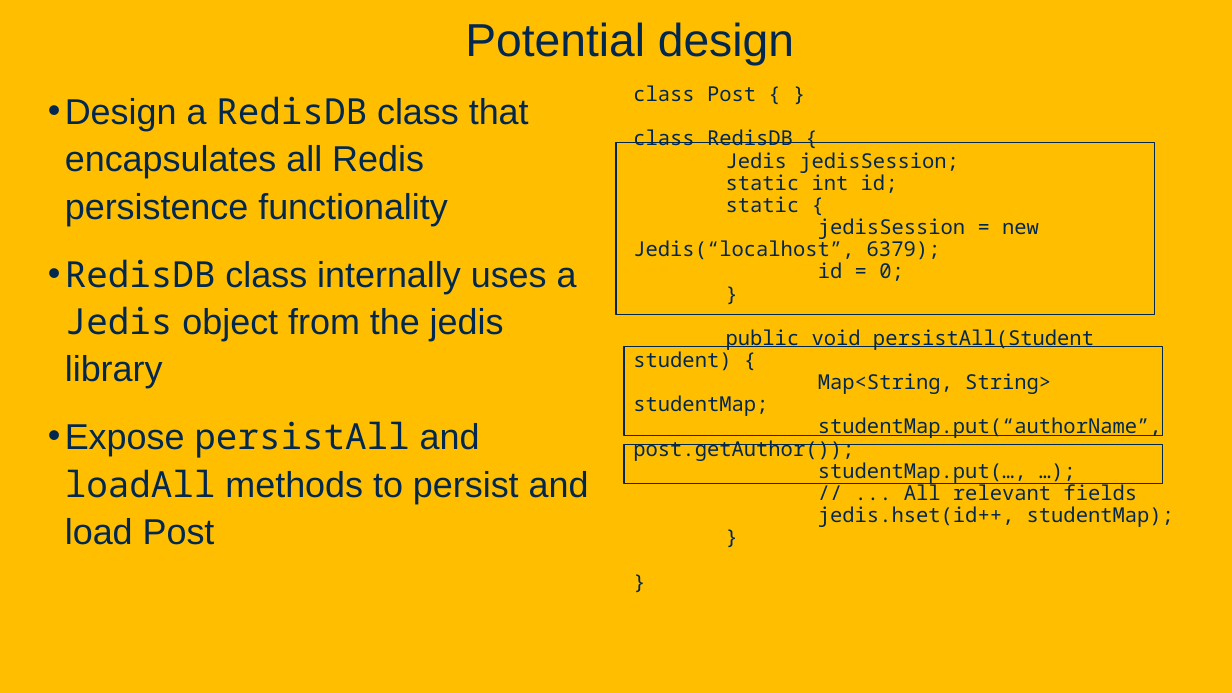
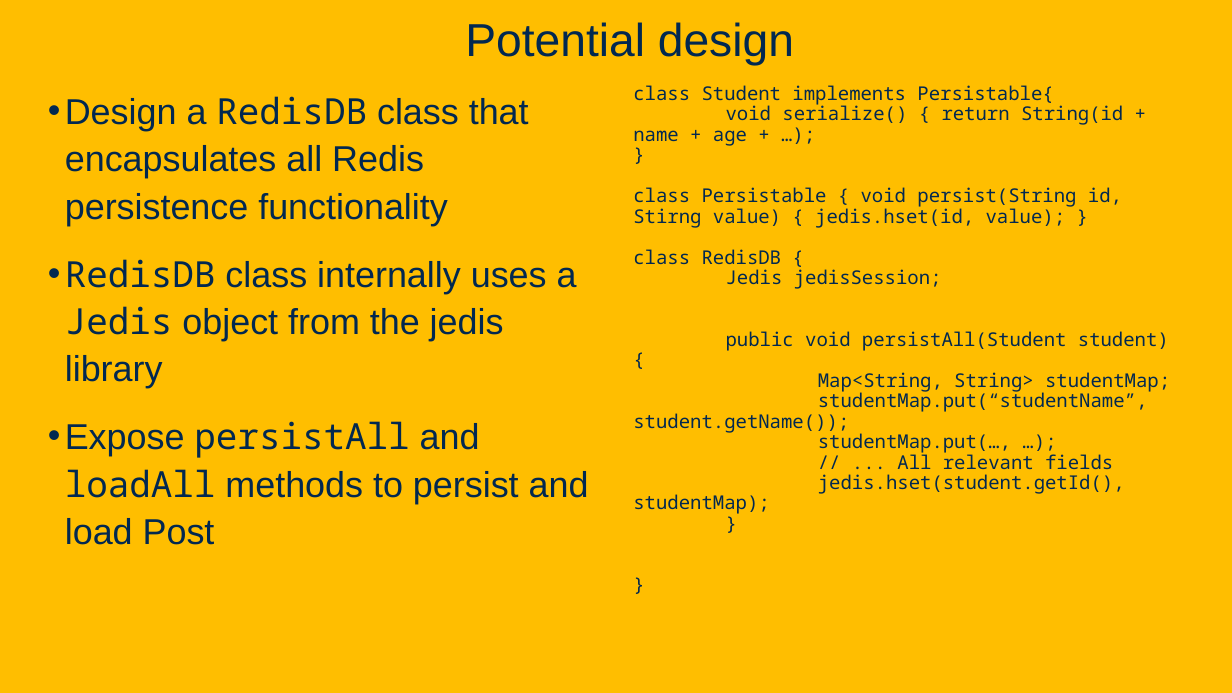
Before and after one commit to davsec-teaching/ecs160-f25, a slide deck: slide 5 of slides/5_annotations_and_reflection.pptx. Drawn at 1232x693 pixels with LibreOffice and Linux fonts; fonts in the diff are those of the drawing; background and template pictures are left out. Boxes give left, top, right and bottom in pixels: in the first picture for what was removed or moved away, otherwise in the second. Text is boxed around its words. In the diff, an @@ line names an element or a change of style, - is before the commit and + after.

```diff
--- a/slides/5_annotations_and_reflection.pptx
+++ b/slides/5_annotations_and_reflection.pptx
@@ text at [633, 85, 1123, 265]: text changed; size 16 to 14.8 pt @@
-class Post { }
+class Student implements Persistable{
+void serialize() { return String(id + name + age + …);
+}
+class Persistable { void persist(String id, Stirng value) { jedis.hset(id, value); }
@@ rectangle removed at [616, 142, 1155, 314] @@
@@ text at [633, 174, 1039, 281]: paragraphs removed @@
-static int id;
-static {
-jedisSession = new Jedis(“localhost”, 6379);
-id = 0;
-}
@@ rectangle removed at [624, 347, 1163, 436] @@
@@ text at [726, 331, 1170, 475]: size 16 to 14.8 pt in "class RedisDB {", "Jedis jedisSession;", "public void persistAll(Student student) {", "Map<String, String> studentMap;" and 4 more places @@
@@ text at [633, 389, 1148, 433]: text changed; size 16 to 14.8 pt @@
-studentMap.put(“authorName”, post.getAuthor());
+studentMap.put(“studentName”, student.getName());
@@ rectangle removed at [624, 445, 1163, 483] @@
@@ text at [633, 474, 1125, 514]: text changed; size 16 to 14.8 pt @@
-jedis.hset(id++, studentMap);
+jedis.hset(student.getId(), studentMap);
```
Also in this commit, not shown: 10 other slides changed, 9 slides added, 1 slide removed.
